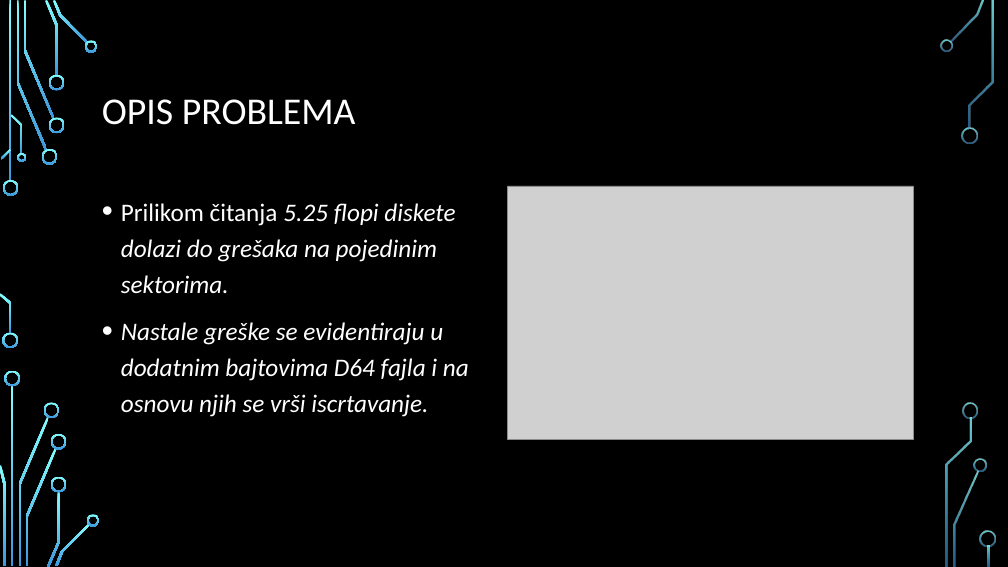
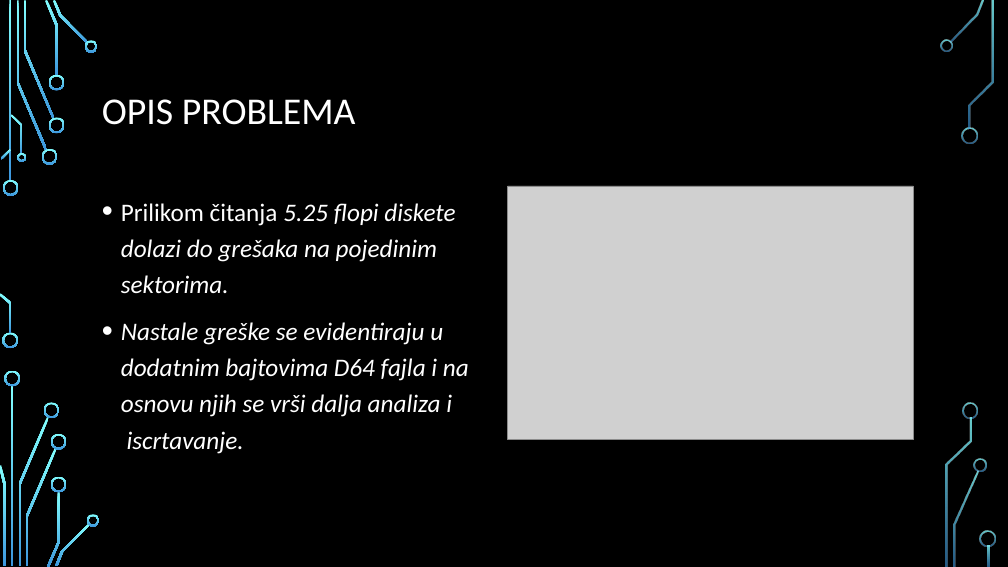
Before and after one commit to DejanPredojevic/Diplomski-rad, a slide deck: slide 5 of Prezentacija.pptx (slide 4 before the commit). Drawn at 1008x567 pixels with LibreOffice and Linux fonts; fonts in the diff are those of the drawing; grey boxes stand for pictures; background and template pictures are left out. Boxes give left, top, right and bottom in pixels: in the first picture for what was removed or moved away, otherwise in the second. Text is boxed around its words. In the diff, an @@ line names an element or a change of style, - is before the commit and + after.

```diff
--- a/Prezentacija.pptx
+++ b/Prezentacija.pptx
@@ text at (121, 322, 469, 454): text changed @@
-• Nastale greške se evidentiraju u
-  dodatnim bajtovima D64 fajla i na
-  osnovu njih se vrši iscrtavanje.
+• Nastale greške se evidentiraju u
+  dodatnim bajtovima D64 fajla i na
+  osnovu njih se vrši dalja analiza i
+  iscrtavanje.
```
Also in this commit, not shown: 4 other slides changed, 2 slides added, 1 slide removed, 3 other files.
